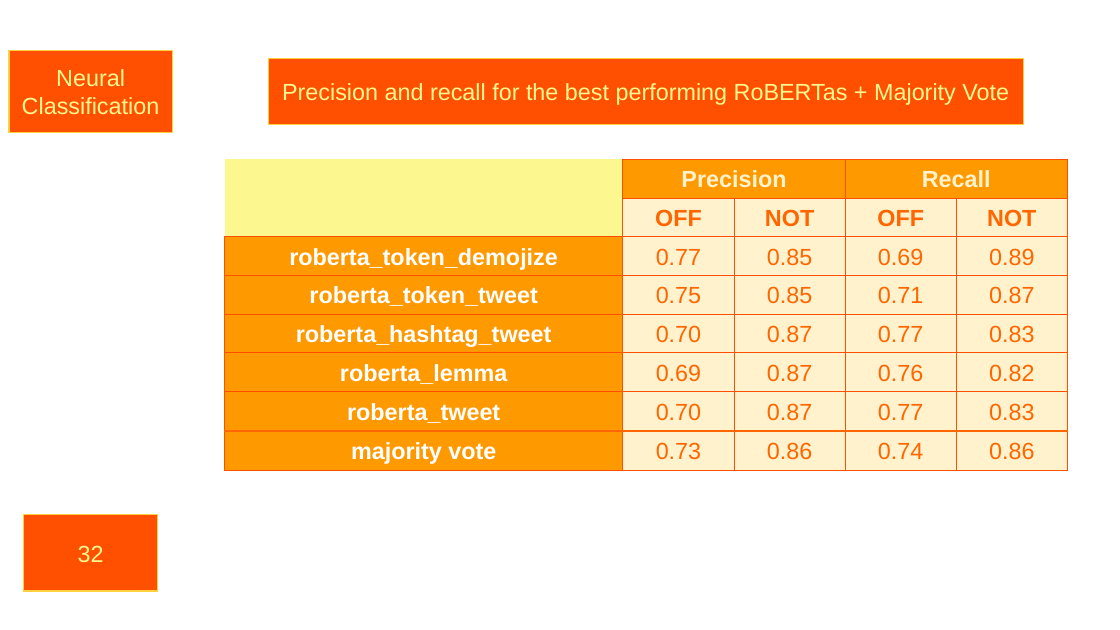
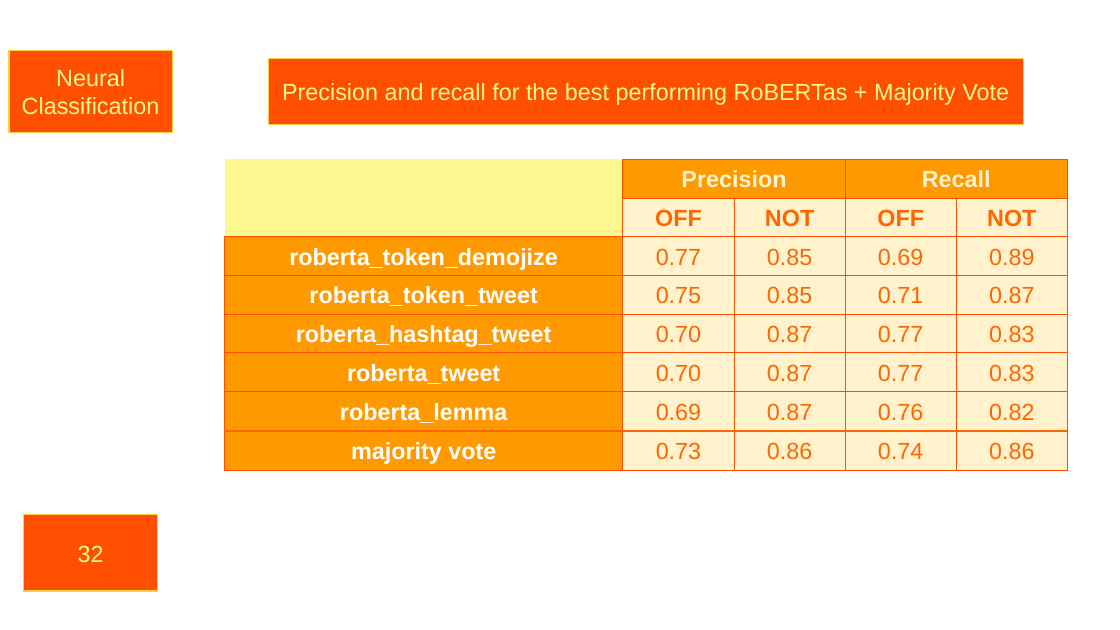
Before and after one commit to SiebeBrouwer/NLP_Group2_StillProcessing, a slide deck: slide 32 of NLP_Project_Presentation.pptx. Drawn at 1120x630 pixels with LibreOffice and Linux fonts; fonts in the diff are those of the drawing; background and template pictures are left out. Boxes give left, top, right and bottom in pixels: in the first picture for what was removed or moved away, otherwise in the second. Text is boxed around its words. In the diff, an @@ line names an element or a change of style, - is before the commit and + after.

```diff
--- a/NLP_Project_Presentation.pptx
+++ b/NLP_Project_Presentation.pptx
@@ table at (224,160,1066,471) @@
+row 6: roberta_tweet | 0.70 | 0.87 | 0.77 | 0.83
-row 7: roberta_tweet | 0.70 | 0.87 | 0.77 | 0.83
```
Also in this commit, not shown: 2 other slides changed.
